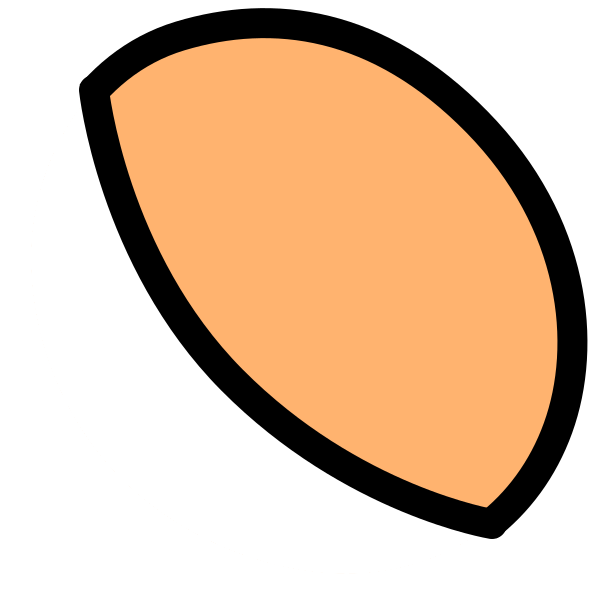
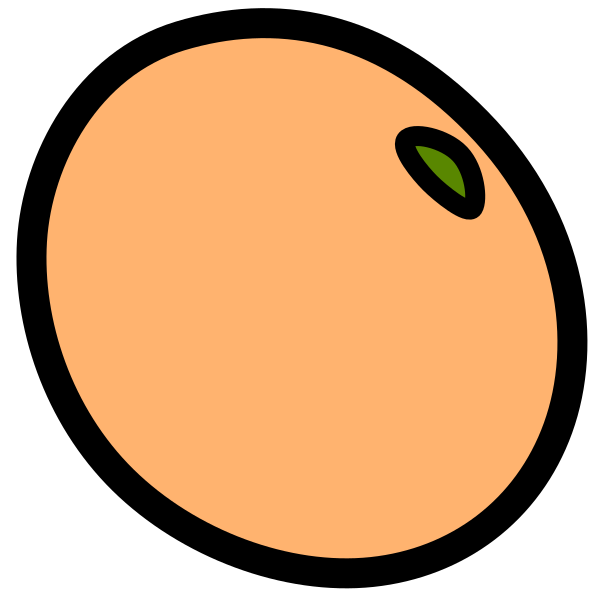
Layered file, before and after one edit (600x600). Changes by layer:
hid "Pasted Layer #3" over 79, 76, 506, 539
added layer "upperdetails" above "upperdetails2" over 394, 126, 486, 220
added layer "upperdetails2" above "Pasted Layer #2" over 404, 136, 476, 210
hid "Pasted Layer #2" over 31, 76, 506, 574
showed "outline" over 16, 76, 506, 589
showed "fill" over 31, 76, 506, 574
